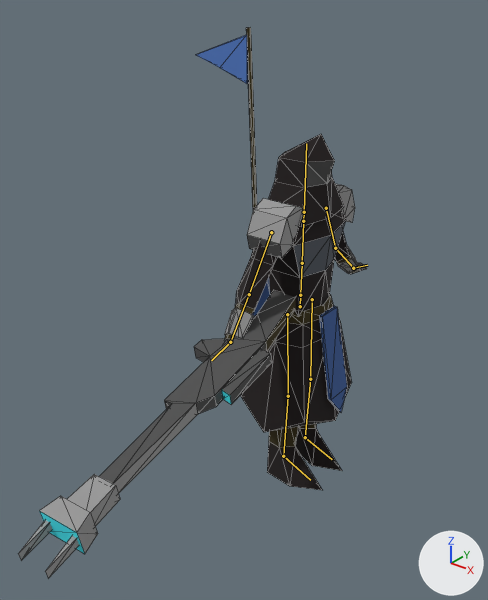
The Blender file art/models/units/fedaykin.fremen.blend: old version first, new version second.
One viewpoint serves both versions: a 50 mm camera at (0.732, -1.111, 1.082) aimed at (0.012, -0.211, 0.524). Lighting does not change. The marker at lower right points along +X, +Y and +Z. The picture after the commit comes second. The bones that bend it are drawn over the model as lines. Mesh edges are drawn as thin lines.

The first picture shows 'armor1', 'armor2', 'body', 'weapons0', 'weapons1', 'weapons2'.
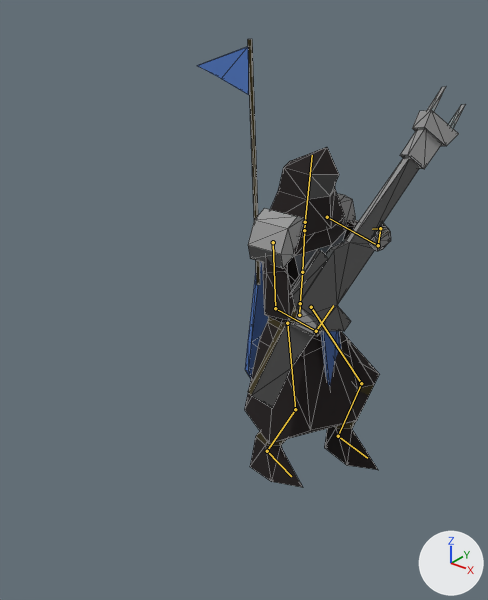
The newer file adds an action. The first version stands in its rest pose; the second is drawn at frame 6 of the action 'walk'.

Where the change shows, as pixel boxes (x1, y1, x2, y2) in the pictures (488 x 600 px):
'body', posed: before (224, 134, 367, 490); after (244, 147, 389, 487)
'weapons0', posed (15% narrower, 18% taller): before (67, 290, 296, 527); after (248, 129, 442, 409)
'armor1', posed (8% shorter): before (224, 184, 360, 337); after (248, 194, 391, 335)
'weapons2', posed (31% narrower): before (18, 348, 272, 578); after (291, 87, 465, 307)
'armor2', posed: before (196, 27, 257, 210); after (197, 39, 260, 285)
'weapons1', posed (20% narrower, 37% shorter): before (39, 496, 98, 554); after (412, 110, 459, 146)
bone 'hips', root to tip: before (300, 306) to (300, 295); after (299, 315) to (300, 303)
bone 'spine', root to tip: before (300, 295) to (302, 263); after (300, 303) to (302, 272)
bone 'chest', root to tip: before (302, 263) to (303, 221); after (302, 272) to (304, 230)
bone 'neck', root to tip: before (303, 221) to (304, 212); after (304, 230) to (305, 222)
bone 'upper_arm.L', root to tip: before (326, 208) to (335, 248); after (327, 217) to (378, 245)
bone 'forearm.L', root to tip: before (335, 248) to (353, 268); after (378, 245) to (380, 228)
bone 'hand.L', root to tip: before (353, 268) to (367, 265); after (380, 228) to (372, 229)
bone 'upper_arm.R', root to tip: before (271, 232) to (249, 294); after (273, 242) to (275, 308)
bone 'forearm.R', root to tip: before (249, 294) to (230, 342); after (275, 308) to (316, 331)
bone 'hand.R', root to tip: before (230, 342) to (211, 360); after (316, 331) to (333, 305)
bone 'thigh.L', root to tip: before (312, 299) to (310, 379); after (311, 307) to (361, 383)
bone 'shin.L', root to tip: before (310, 379) to (305, 437); after (361, 383) to (338, 436)
bone 'foot.L', root to tip: before (305, 437) to (332, 459); after (338, 436) to (367, 458)
bone 'thigh.R', root to tip: before (287, 314) to (288, 396); after (287, 323) to (295, 409)
bone 'shin.R', root to tip: before (288, 396) to (283, 456); after (295, 409) to (267, 451)
bone 'foot.R', root to tip: before (283, 456) to (310, 480); after (267, 451) to (291, 476)

The edits, one by one:
Bone 'hips' (bone_hips) moves from (0.0, 0.0, 0.0) to (0.0, -0.02, 0.0).
Bone 'hips' (bone_hips) turns from (0, 0, 0) to (0, 2, 0) degrees about its own x, y and z.
Bone 'spine' (bone_spine) turns from (0, 0, 0) to (0, 0, -2) degrees about its own x, y and z.
Bone 'chest' (bone_chest) turns from (0, 0, 0) to (0, -2, 2) degrees about its own x, y and z.
Bone 'neck' (bone_neck) turns from (0, 0, 0) to (0, 0, -3) degrees about its own x, y and z.
Bone 'upper_arm.L' (bone_upper_arm_l) turns from (0, 0, 0) to (9, 4, -52) degrees about its own x, y and z.
Bone 'forearm.L' (bone_forearm_l) turns from (0, 0, 0) to (1, 1, -102) degrees about its own x, y and z.
Bone 'hand.L' (bone_hand_l) turns from (0, 0, 0) to (-57, -10, -19) degrees about its own x, y and z.
Bone 'upper_arm.R' (bone_upper_arm_r) turns from (0, 0, 0) to (7, 2, -22) degrees about its own x, y and z.
Bone 'forearm.R' (bone_forearm_r) turns from (0, 0, 0) to (70, 1, -22) degrees about its own x, y and z.
Bone 'hand.R' (bone_hand_r) turns from (0, 0, 0) to (94, 25, -9) degrees about its own x, y and z.
Bone 'thigh.L' (bone_thigh_l) turns from (0, 0, 0) to (5, 2, -38) degrees about its own x, y and z.
Bone 'shin.L' (bone_shin_l) turns from (0, 0, 0) to (-1, 1, 52) degrees about its own x, y and z.
Bone 'foot.L' (bone_foot_l) turns from (0, 0, 0) to (12, 0, -4) degrees about its own x, y and z.
Bone 'thigh.R' (bone_thigh_r) turns from (0, 0, 0) to (-4, 0, -8) degrees about its own x, y and z.
Bone 'shin.R' (bone_shin_r) turns from (0, 0, 0) to (6, -2, 32) degrees about its own x, y and z.
Bone 'foot.R' (bone_foot_r) turns from (0, 0, 0) to (20, 2, -12) degrees about its own x, y and z.
